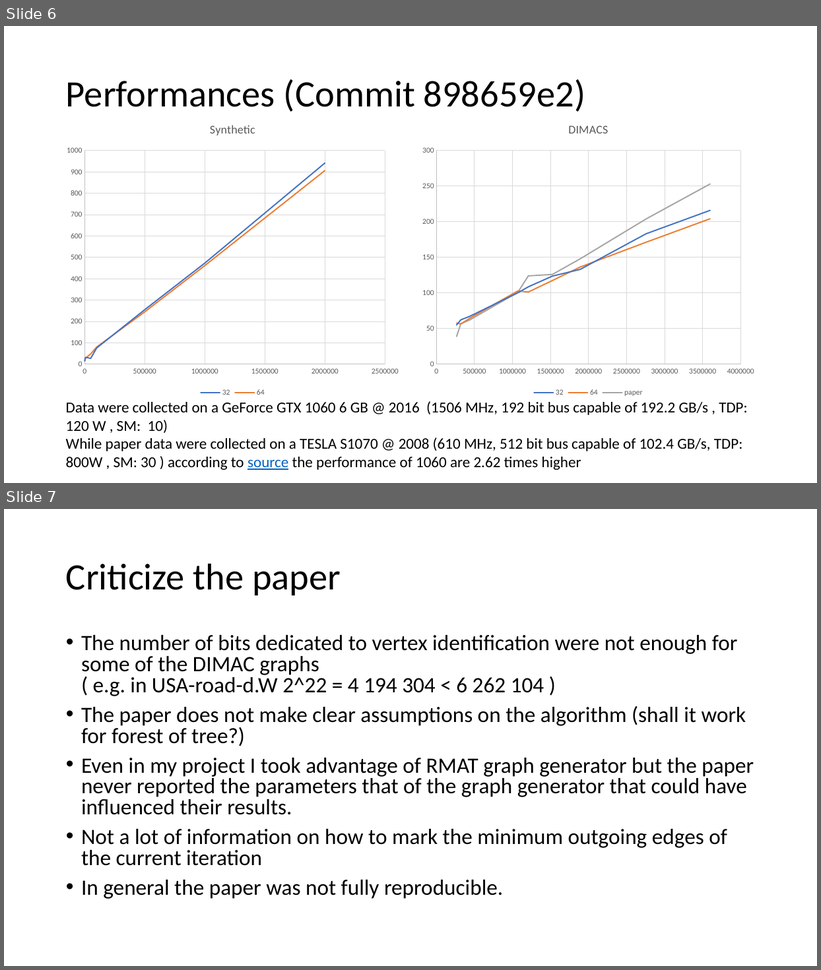
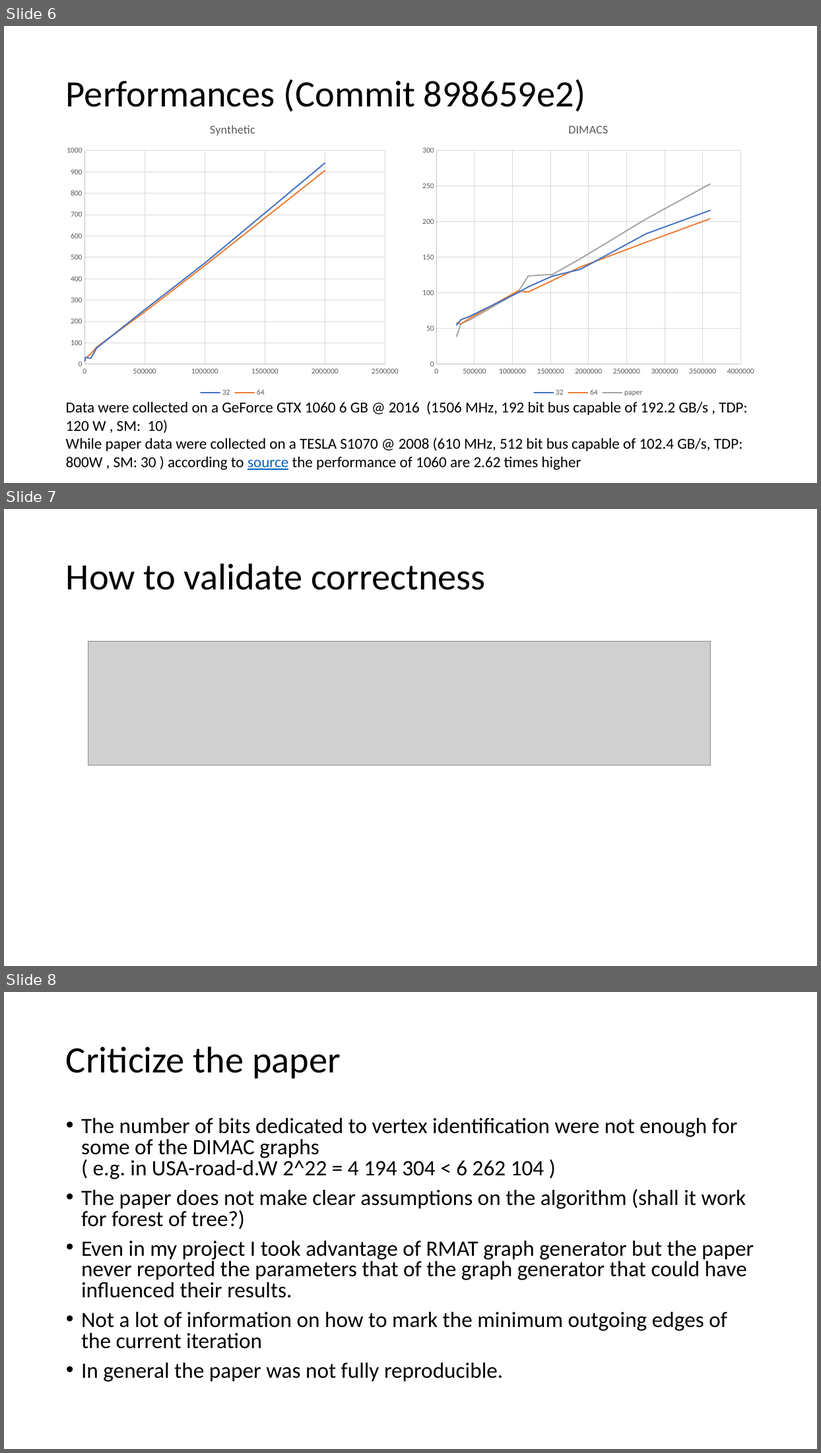
Before and after one commit to DanieleParravicini/FastMST, a slide deck: Results/Fast Minimum Spanning Tree for Large Graphs on.pptx. Shown one above the other, each under a label of ours: slides 6 and 7 before the commit, slides 6, 7 and 8 after it. The pictures are 821x970 and 821x1453 pixels, drawn with LibreOffice and Linux fonts; fonts in the diff are those of the drawing; grey boxes stand for pictures. Boxes give left, top, right and bottom in pixels: in the first picture for what was removed or moved away, otherwise in the second. Text is boxed around its words. In the diff, an @@ line names an element or a change of style, - is before the commit and + after.

```diff
--- a/Results/Fast Minimum Spanning Tree for Large Graphs on.pptx
+++ b/Results/Fast Minimum Spanning Tree for Large Graphs on.pptx
@@ slide 7 added at (4,509,817,966), background #FFFFFF @@
@@ title added at (66,563,485,590), 44 pt, text #000000 @@
+How to validate correctness
@@ picture added at (88,642,711,765) @@
@@ what was slide 7 is now slide 8 @@
```
Also in this commit, not shown: 1 slide changed.
